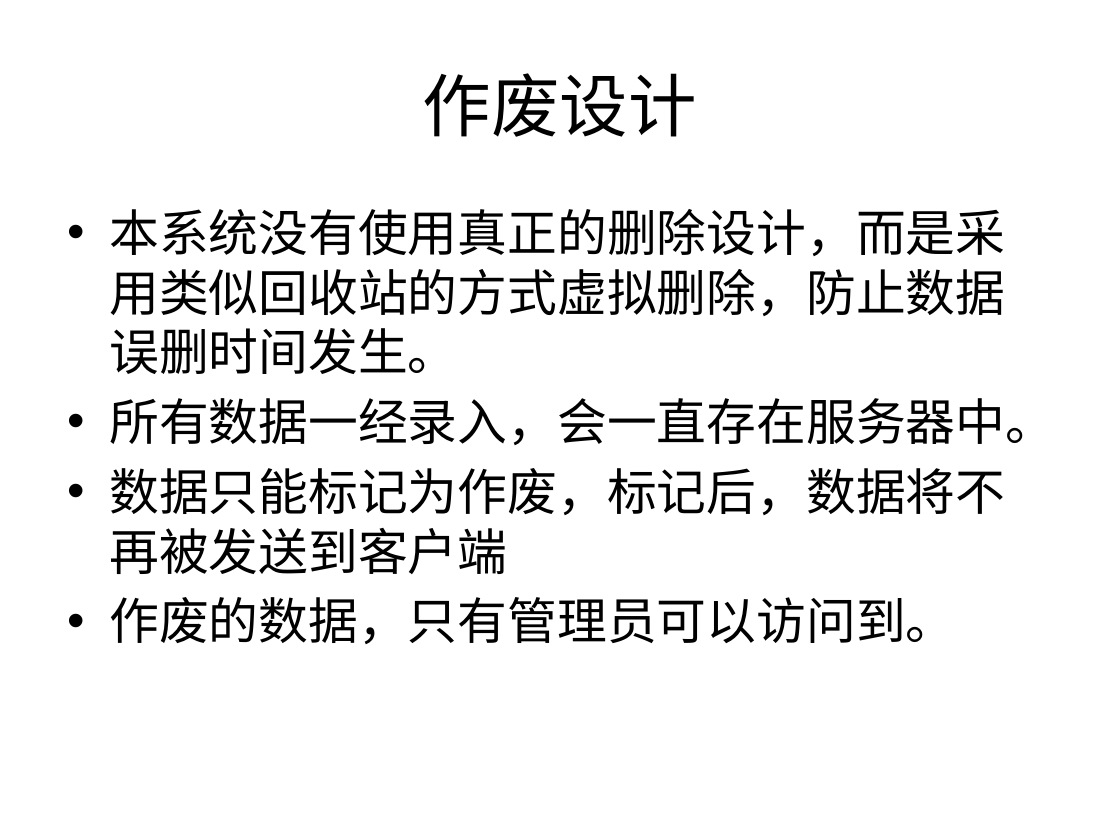
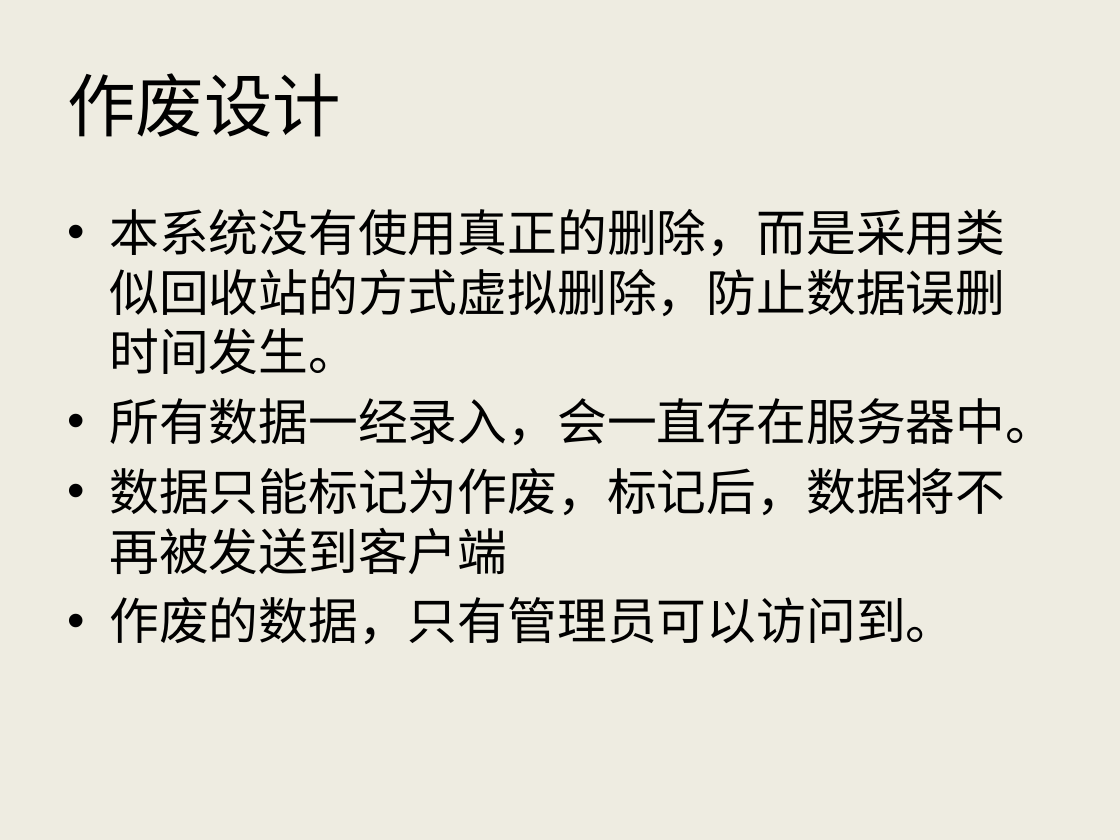
Before and after one commit to AlecSPb/PMS, a slide deck: slide 9 of PMSClient/Resource/Files/pmshelp_ch.pptx (slide 10 before the commit). Drawn at 1120x840 pixels with LibreOffice and Linux fonts; fonts in the diff are those of the drawing. Boxes give left, top, right and bottom in pixels: in the first picture for what was removed or moved away, otherwise in the second. Text is boxed around its words. In the diff, an @@ line names an element or a change of style, - is before the commit and + after.

```diff
--- a/PMSClient/Resource/Files/pmshelp_ch.pptx
+++ b/PMSClient/Resource/Files/pmshelp_ch.pptx
@@ background #FFFFFF to #EEECE1 @@
@@ title "作废设计" at [67,73,341,137]: alignment centre to left @@
@@ text at [109,209,1005,374]: text changed @@
-• 本系统没有使用真正的删除设计，而是采用类似回收站的方式虚拟删除，防止数据误删时间发生。
+• 本系统没有使用真正的删除，而是采用类似回收站的方式虚拟删除，防止数据误删时间发生。
```
Also in this commit, not shown: 10 other slides changed, 2 slides added, 1 slide removed, 11 other files.
